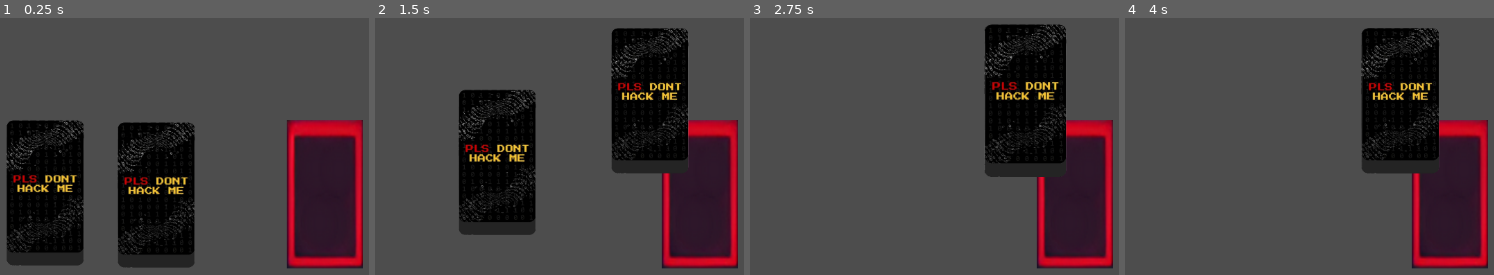
Above: before the commit, frames 1-4 (left to right).
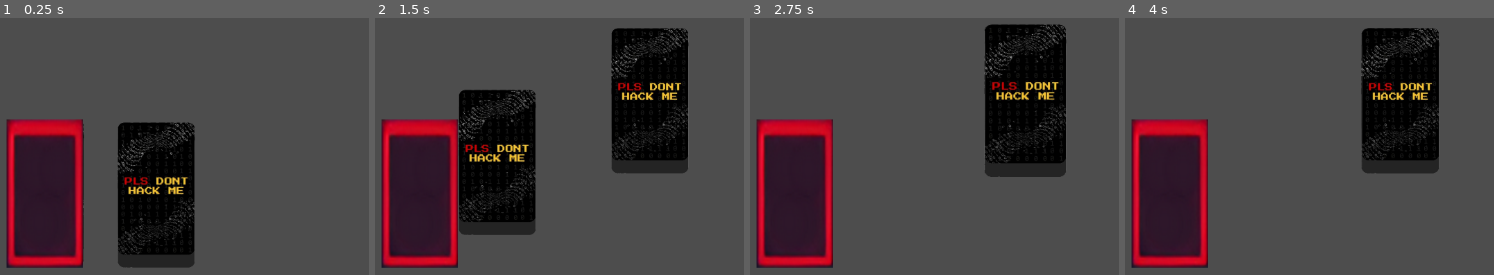
Above: after the commit, the same moments.

Repository: tawaninm/PlsDontHackMe
Game: Godot game, scene res://Scene/main.tscn
The game is run twice, just before and just after one commit, with the same random seed, the same clock (stepped at 60 frames per second) and the same inputs.
Inputs (mouse positions are in pixels of both pictures, inside the frame that each line leads up to):
- Up to frame 1 (0.25 s): no input
- Up to frame 2 (1.5 s): tap Enter at 0.5 s; drag from (529, 195) to (648, 102) at 0.52 s; drag from (419, 192) to (648, 100) at 1.27 s
- Up to frame 3 (2.75 s): move the mouse to (1023, 102) at 2.02 s; click (1023, 102) at 2.17 s
- Up to frame 4 (4 s): tap Space at 2.75 s; drag from (outside the picture) to (1401, 100) at 2.77 s; tap Enter at 3.5 s; move the mouse to (outside the picture) at 3.52 s; click (outside the picture) at 3.67 s

The runs differ from the first frame. In frame 1, 23% of the frame differs, in the area x 1-99%, y 39-98%; in frame 2, 23%; in frame 3, 22%; in frame 4, 22%.

Commit message:
Revert "Update main.tscn"
This reverts commit 21a1d506413cf8dae43144734d9505589ecab64f.

Diff:
--- a/Scene/main.tscn
+++ b/Scene/main.tscn
@@ -16,5 +16,5 @@
 position = Vector2(360, 314)
 
 [node name="Cardslot" parent="." instance=ExtResource("3_xtasv")]
-position = Vector2(764, 315)
+position = Vector2(360, 314)
 scale = Vector2(1, 1.52)
